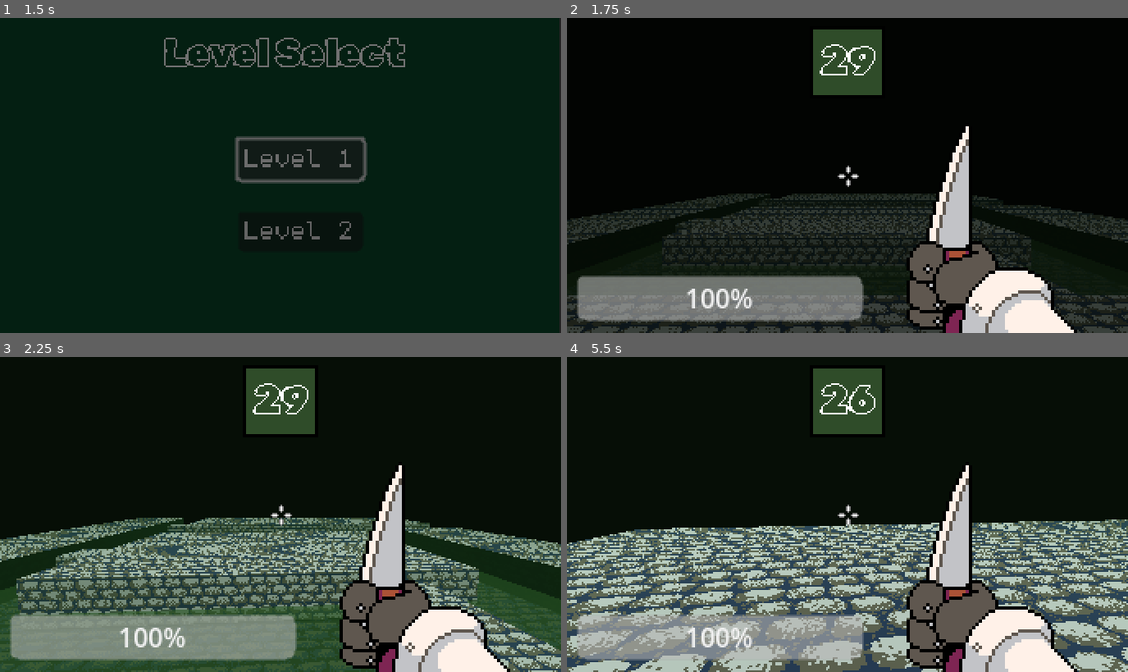
Above: before the commit, frames 1-4 (two rows, left to right).
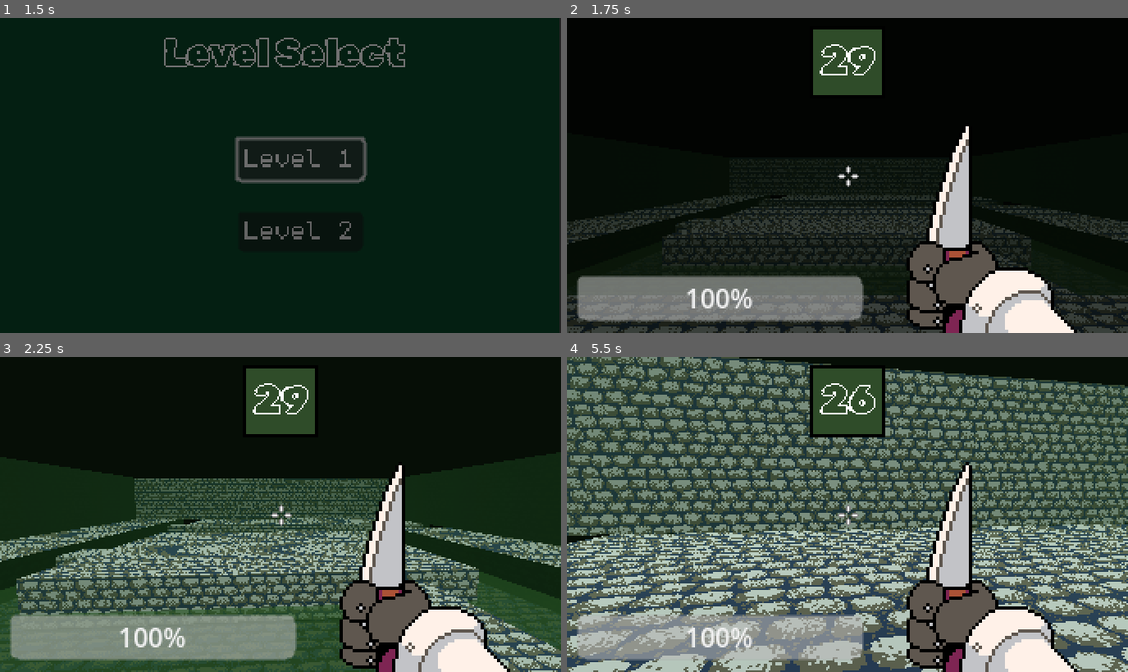
Above: after the commit, the same moments.

Repository: svilinskis1/magic-maker-game
Game: Godot game, scene res://scenes/title.tscn
Two runs of this game, one before a commit and one after it. Both use one fixed random seed, a clock stepped at 60 frames per second and the inputs below.
Inputs (mouse positions are in pixels of both pictures, inside the frame that each line leads up to):
- Up to frame 1 (1.5 s): click "Play" at 0.5 s; click "Level 1" at 1.25 s
- Up to frame 2 (1.75 s): no input
- Up to frame 3 (2.25 s): tap Enter (ui_accept) at 2 s; move the mouse to (308, 514) at 2.02 s; hold W (forward) from 2.03 s (still down); click (308, 514) at 2.1 s
- Up to frame 4 (5.5 s): keep holding W (forward); tap Space (jump) at 2.27, 3.02, 4.52, 5.27 s; move the mouse to (819, 514) at 2.77 s; click (819, 514) at 2.85 s; move the mouse to (858, 508) at 3.52 s; click (858, 508) at 3.6 s; move the mouse to (841, 520) at 4.27 s; click (841, 520) at 4.35 s; tap Enter (ui_accept) at 5 s; move the mouse to (886, 517) at 5.02 s; click (886, 517) at 5.1 s

Frame 1 is identical in both runs. In frame 2, 1.4% of the frame differs, in the area x 0-100%, y 44-65%; in frame 3, 16%; in frame 4, 48%, in the area x 0-100%, y 0-97%.

Commit message:
fixed spawner and made spaghetti physiscs work properly

Diff:
--- a/scenes/level1.tscn
+++ b/scenes/level1.tscn
@@ -133,14 +133,26 @@
 text = "99"
 
 [node name="Spawner" parent="." instance=ExtResource("6_abxav")]
-transform = Transform3D(1, 0, 0, 0, 1, 0, 0, 0, 1, -8.53865, 1.0368, -4.11009)
+transform = Transform3D(1, 0, 0, 0, 1, 0, 0, 0, 1, -2.71482, 1.0368, -0.692611)
 enemy_scene = ExtResource("2_3aokm")
 
 [node name="Spawner2" parent="." instance=ExtResource("6_abxav")]
-transform = Transform3D(1, 0, 0, 0, 1, 0, 0, 0, 1, 3.68836, 1.0368, -6.00596)
+transform = Transform3D(1, 0, 0, 0, 1, 0, 0, 0, 1, 1.16613, 1.0368, -0.807935)
 enemy_scene = ExtResource("4_0uv3y")
 
 [node name="Water" parent="." instance=ExtResource("9_aeb3c")]
 transform = Transform3D(19.1571, 0, 0, 0, 1, 0, 0, 0, 18.4676, 0.194698, 0.334886, 0.37243)
 
+[node name="LevelCube" parent="." instance=ExtResource("9_towi5")]
+transform = Transform3D(0.5, 0, 0, 0, -3, 3.01992e-06, 0, -4.52987e-07, -20, -9.70704, 2.5368, -0.0820358)
+
+[node name="LevelCube2" parent="." instance=ExtResource("9_towi5")]
+transform = Transform3D(0.5, 0, 0, 0, -3, 3.01992e-06, 0, -4.52987e-07, -20, 9.68908, 2.5368, 0.0178971)
+
+[node name="LevelCube3" parent="." instance=ExtResource("9_towi5")]
+transform = Transform3D(20, 0, 0, 0, -3, 7.54979e-08, 0, -4.52987e-07, -0.5, -0.0351282, 2.5368, -9.63172)
+
+[node name="LevelCube4" parent="." instance=ExtResource("9_towi5")]
+transform = Transform3D(20, 0, 0, 0, -3, 7.54979e-08, 0, -4.52987e-07, -0.5, 0.0371006, 2.5368, 9.75153)
+
 [connection signal="timeout" from="UI/Timer" to="." method="_on_timer_timeout"]
--- a/scenes/player.tscn
+++ b/scenes/player.tscn
@@ -75,6 +75,7 @@
 bus = &"SFX"
 
 [node name="InvincibilityTimer" type="Timer" parent="."]
+wait_time = 0.5
 one_shot = true
 
 [connection signal="area_entered" from="PlayerArea" to="." method="_on_player_area_area_entered"]
--- a/scenes/spaghetti.tscn
+++ b/scenes/spaghetti.tscn
@@ -7,7 +7,7 @@
 height = 1.24709
 radius = 0.684586
 
-[node name="spaghetti" type="CharacterBody3D"]
+[node name="spaghetti" type="RigidBody3D"]
 collision_layer = 2
 collision_mask = 3
 script = ExtResource("1_egv3l")
@@ -19,17 +19,18 @@
 texture = ExtResource("1_ovwvi")
 
 [node name="CollisionShape3D" type="CollisionShape3D" parent="."]
-transform = Transform3D(1, 0, 0, 0, 1, 0, 0, 0, 1, 0, 0.963687, 0)
+transform = Transform3D(1, 0, 0, 0, 1, 0, 0, 0, 1, 0, 0.951267, 0)
 shape = SubResource("CylinderShape3D_ay12y")
 
 [node name="Area3D" type="Area3D" parent="."]
 transform = Transform3D(1, 0, 0, 0, 1, 0, 0, 0, 1, 0, 1, 0)
 
 [node name="CollisionArea" type="CollisionShape3D" parent="Area3D"]
-transform = Transform3D(1, 0, 0, 0, 1, 0, 0, 0, 1, 0, -0.072626, 0)
+transform = Transform3D(1, 0, 0, 0, 1, 0, 0, 0, 1, 0, -0.0485746, 0)
 shape = SubResource("CylinderShape3D_ay12y")
 
 [node name="InvincibilityTimer" type="Timer" parent="."]
+wait_time = 0.5
 one_shot = true
 
 [connection signal="area_entered" from="Area3D" to="." method="_on_area_3d_area_entered"]
--- a/scripts/Spawner.gd
+++ b/scripts/Spawner.gd
@@ -16,5 +16,5 @@
 
 	if(enemy_scene && get_child_count() < 20):
 		var enemy = enemy_scene.instantiate()
-		enemy.position = Vector3(position.x + randf_range(-0.05, 0.05), position.y, position.z + randf_range(-0.05, 0.05))
+		enemy.position = Vector3(0, 0, 0)
 		add_child(enemy)
--- a/scripts/spaghetti.gd
+++ b/scripts/spaghetti.gd
@@ -1,4 +1,4 @@
-extends CharacterBody3D
+extends RigidBody3D
 
 @export var move_speed = 1.0
 @export var attack_range = 0.5
@@ -18,24 +18,25 @@
 	if player == null:
 		return
 
-	velocity.y -= gravity * delta
-
 	var dir = player.global_position - global_position
-	dir.y = 0.0
 	dir = dir.normalized()
 
-	velocity = dir * move_speed
+	linear_velocity.x = dir.x * move_speed
+	linear_velocity.z = dir.z * move_speed
+	linear_velocity.y -= gravity * delta
 
 	if(inWater):
-		velocity = velocity / 2
-
-	move_and_slide()
+		linear_velocity = linear_velocity / 2
 
 func _process(delta):
 	if(dead && get_child_count() == 0):
 		remove_child(self)
 		queue_free()
 
+	if(invincible):
+		$Sprite3D.modulate = Color(1, 0 ,0)
+	else:
+		$Sprite3D.modulate = Color(1, 1, 1)
 
 func _on_area_3d_area_entered(area):
 	if area.name == "PlayerArea":
